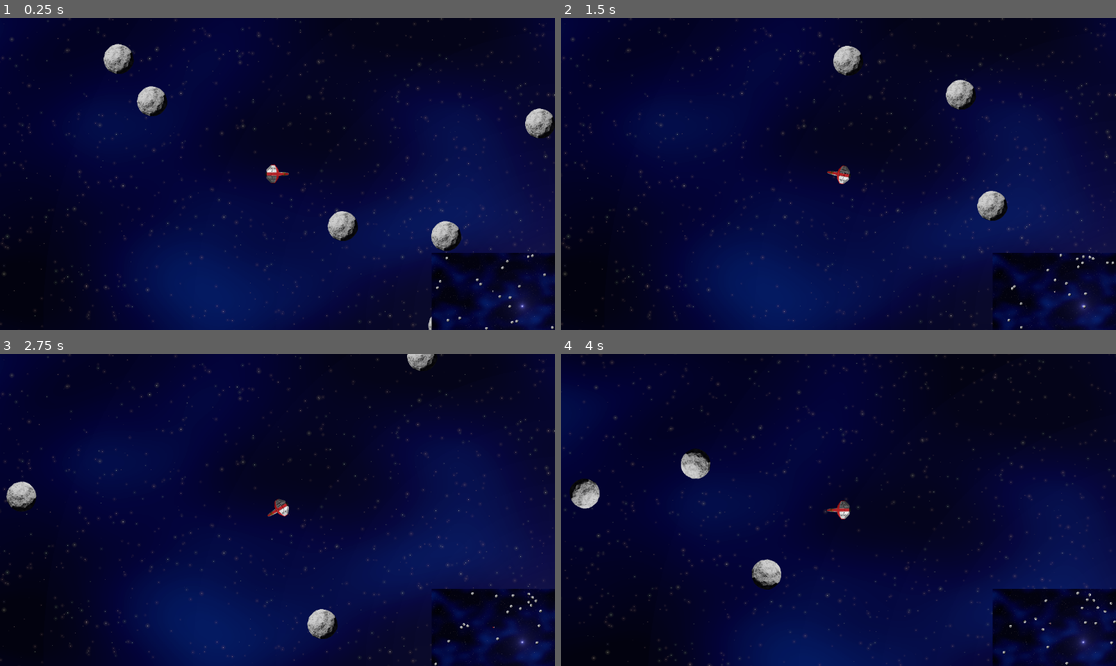
Above: before the commit, frames 1-4 (two rows, left to right).
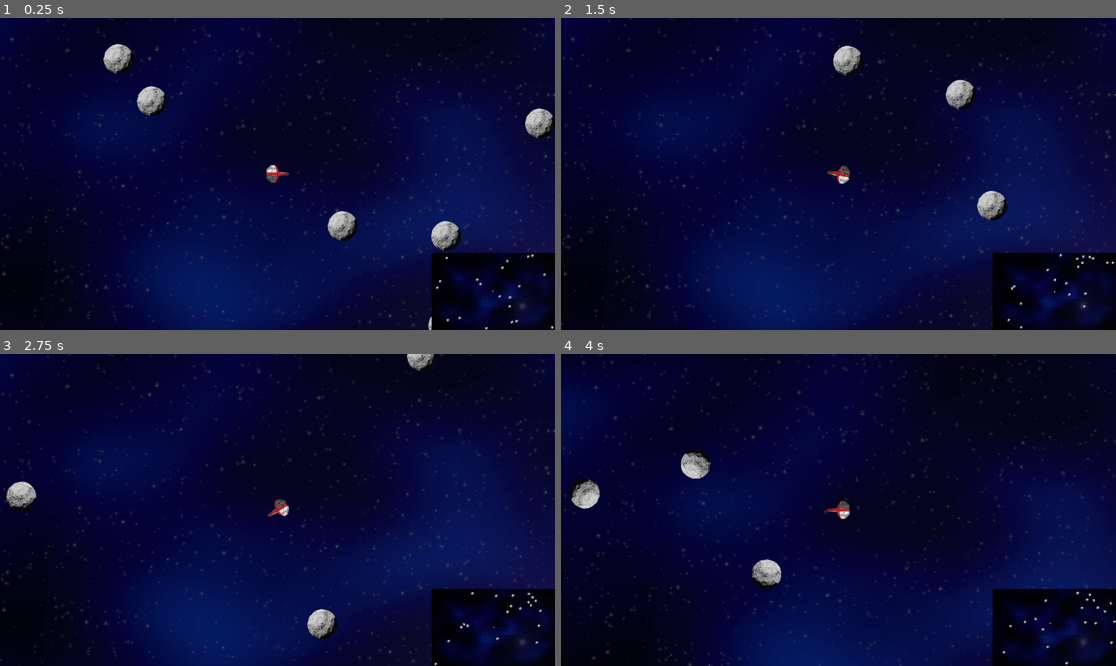
Above: after the commit, the same moments.

Repository: radioation/Godot_Rocks
Game: Godot game, scene res://Scenes/Main/main.tscn
The game is run twice, just before and just after one commit, with the same random seed, the same clock (stepped at 60 frames per second) and the same inputs.
Inputs:
- Up to frame 1 (0.25 s): no input
- Up to frame 2 (1.5 s): hold D (rotate_right) 0.53-1.28 s; hold A (rotate_left) from 1.28 s (still down)
- Up to frame 3 (2.75 s): release A (rotate_left) at 2.03 s; hold D (rotate_right) from 2.03 s (still down)
- Up to frame 4 (4 s): release D (rotate_right) at 2.78 s; hold W (thrust) 2.78-3.53 s; hold A (rotate_left) from 3.53 s (still down)

The runs differ from the first frame. In frame 1, 1.2% of the frame differs, in the area x 77-100%, y 75-100%; in frame 2, 1.2%; in frame 3, 1.2%; in frame 4, 1.2%.

Commit message:
simlified map background in minimap

Diff:
--- a/MiniMap/Scenes/Main/main.gd
+++ b/MiniMap/Scenes/Main/main.gd
@@ -12,6 +12,11 @@
 	$Ship.playarea = playarea
 	$Ship.position = playarea/2.0
 
+ 	# Get the root Viewport
+	var main_viewport = get_tree().root.get_viewport()
+
+	# Disable rendering of Layer 2 in the main view
+	main_viewport.canvas_cull_mask = main_viewport.canvas_cull_mask - 2 # -2 for Layer 2,
 
 func spawn_rocks( count : int ) -> void:
 	for i in count:
@@ -19,4 +24,5 @@
 		r.playarea = playarea
 		r.position = Vector2( randf_range(0, playarea.x), randf_range(0, playarea.y))
 		r.linear_velocity = Vector2.RIGHT.rotated(randf_range(0, TAU)) * randf_range( 225.0, 250.0)
+		r.visibility_layer = r.visibility_layer + 2
 		add_child(r)
--- a/MiniMap/Scenes/Main/main.tscn
+++ b/MiniMap/Scenes/Main/main.tscn
@@ -1,21 +1,32 @@
-[gd_scene load_steps=6 format=3 uid="uid://b5c725qg88o05"]
+[gd_scene load_steps=7 format=3 uid="uid://b5c725qg88o05"]
 
 [ext_resource type="Script" uid="uid://b5gj5ug0dvpoo" path="res://Scenes/Main/main.gd" id="1_1r6ip"]
 [ext_resource type="PackedScene" uid="uid://c0krawoxfs01" path="res://Scenes/Ship/ship.tscn" id="2_lixft"]
 [ext_resource type="PackedScene" uid="uid://cbs23plueky3" path="res://Scenes/Rock/rock.tscn" id="2_qw60k"]
 [ext_resource type="Texture2D" uid="uid://bp5tucr5y121j" path="res://assets/bg.png" id="3_5yls4"]
 [ext_resource type="Script" uid="uid://dqb0ofmicg1dr" path="res://Scenes/Main/sub_viewport.gd" id="5_p6jpk"]
+[ext_resource type="Texture2D" uid="uid://deawvhyt53ioh" path="res://assets/bg_tenth.png" id="6_2a143"]
 
 [node name="Main" type="Node2D"]
+visibility_layer = 3
 script = ExtResource("1_1r6ip")
 rock_scene = ExtResource("2_qw60k")
 
 [node name="TextureRect" type="TextureRect" parent="."]
+visibility_layer = 3
 offset_right = 40.0
 offset_bottom = 40.0
 texture = ExtResource("3_5yls4")
 
+[node name="Sprite2D" type="Sprite2D" parent="."]
+visibility_layer = 2
+position = Vector2(1280, 800)
+scale = Vector2(10, 10)
+texture = ExtResource("6_2a143")
+
 [node name="Ship" parent="." instance=ExtResource("2_lixft")]
+light_mask = 3
+visibility_layer = 3
 
 [node name="CanvasLayer" type="CanvasLayer" parent="."]
 
@@ -33,6 +44,7 @@
 
 [node name="SubViewport" type="SubViewport" parent="CanvasLayer/SubViewportContainer" node_paths=PackedStringArray("camera_2d", "player")]
 handle_input_locally = false
+canvas_cull_mask = 4294967294
 size = Vector2i(256, 160)
 render_target_update_mode = 4
 script = ExtResource("5_p6jpk")
@@ -40,6 +52,7 @@
 player = NodePath("../../../Ship")
 
 [node name="Camera2D" type="Camera2D" parent="CanvasLayer/SubViewportContainer/SubViewport"]
+visibility_layer = 3
 zoom = Vector2(0.1, 0.1)
 limit_left = 0
 limit_top = 0
--- a/MiniMap/Scenes/Main/sub_viewport.gd
+++ b/MiniMap/Scenes/Main/sub_viewport.gd
@@ -7,6 +7,8 @@
 	# point at main world
 	world_2d = get_tree().root.world_2d
 
+
+
 # Called every frame. 'delta' is the elapsed time since the previous frame.
 func _process(delta: float) -> void:
 	camera_2d.position = player.position
--- a/MiniMap/Scenes/Rock/rock.tscn
+++ b/MiniMap/Scenes/Rock/rock.tscn
@@ -12,6 +12,7 @@
 script = ExtResource("1_icfck")
 
 [node name="Sprite2D" type="Sprite2D" parent="."]
+visibility_layer = 3
 scale = Vector2(0.25, 0.25)
 texture = ExtResource("2_ayfl1")
 
--- a/MiniMap/Scenes/Ship/ship.tscn
+++ b/MiniMap/Scenes/Ship/ship.tscn
@@ -10,6 +10,7 @@
 script = ExtResource("1_0beu4")
 
 [node name="Sprite2D" type="Sprite2D" parent="."]
+visibility_layer = 3
 scale = Vector2(0.2, 0.2)
 texture = ExtResource("1_qkeub")
 
Binary file added: MiniMap/assets/bg_tenth.png
Not shown, added: MiniMap/assets/bg_tenth.png.import
Not shown, changed: MiniMap/NOTES.md
